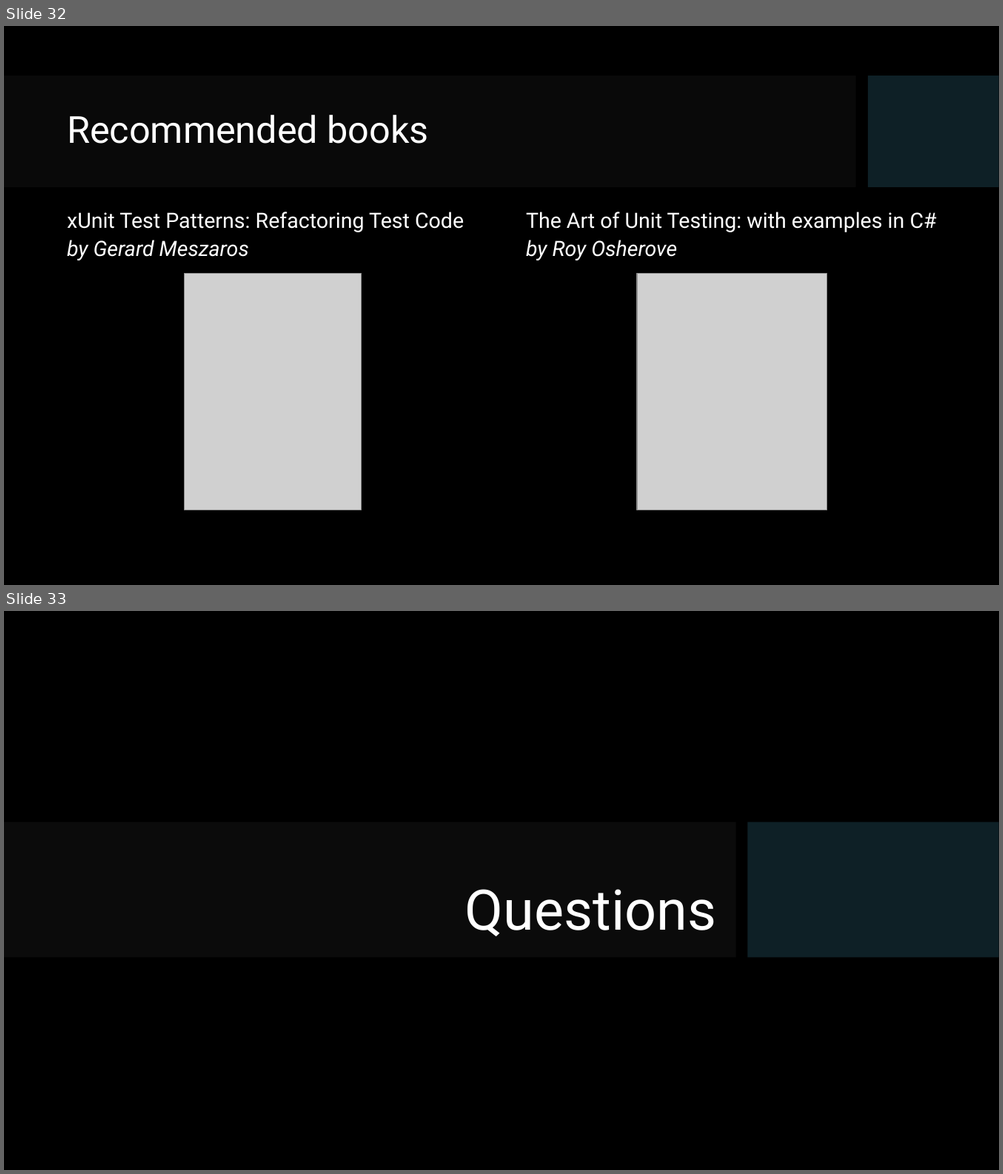
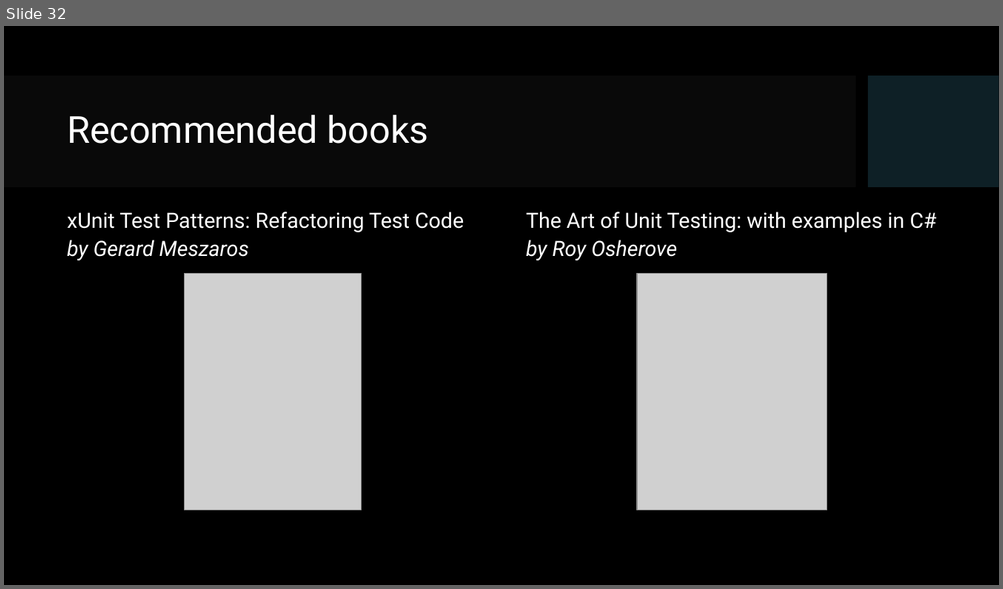
Before and after one commit to Dermendzhiev/presentations, a slide deck: 2021 Apr - Unit testing best practices and common pitfalls/slides.pptx. Shown one above the other, each under a label of ours: slides 32 and 33 before the commit, slide 32 after it. The pictures are 1003x1174 and 1003x589 pixels, drawn with LibreOffice and Linux fonts; fonts in the diff are those of the drawing; grey boxes stand for pictures; background and template pictures are left out. Boxes give left, top, right and bottom in pixels: in the first picture for what was removed or moved away, otherwise in the second. Text is boxed around its words. In the diff, an @@ line names an element or a change of style, - is before the commit and + after.

```diff
--- a/2021 Apr - Unit testing best practices and common pitfalls/slides.pptx
+++ b/2021 Apr - Unit testing best practices and common pitfalls/slides.pptx
@@ slide 33 removed at (4, 611, 999, 1170), background picture (left out) @@
@@ rectangle removed at (4, 822, 736, 958) @@
@@ rectangle removed at (747, 822, 999, 958) @@
@@ title removed at (465, 889, 717, 937) @@
-Questions
```
Also in this commit, not shown: 2 slides changed, 1 slide added, 2 other files.
